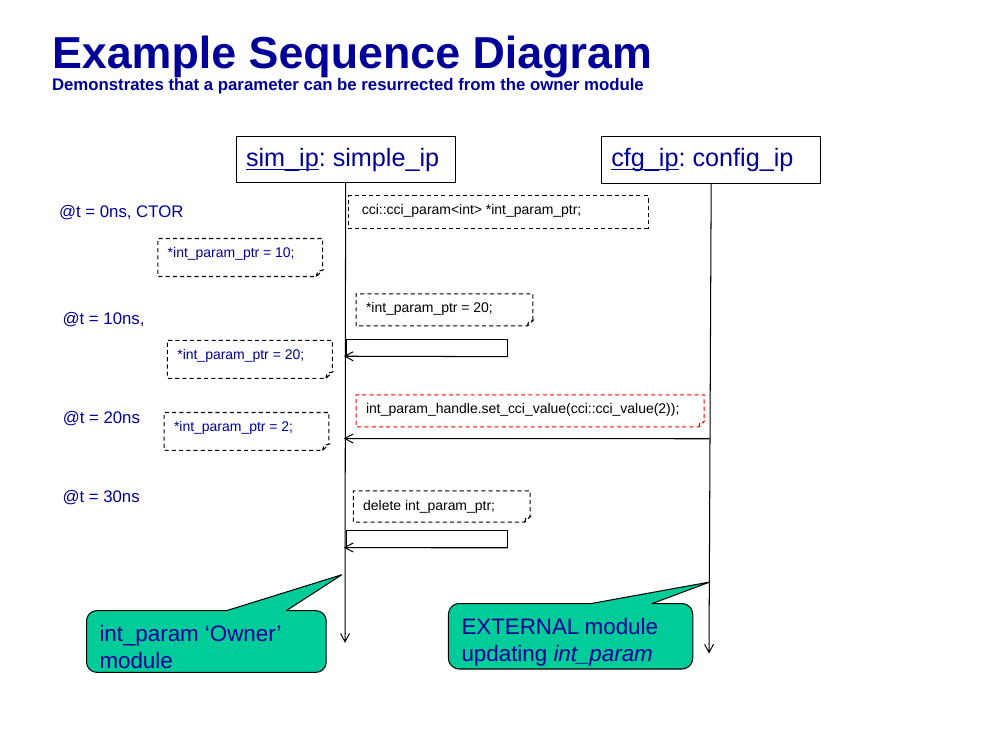
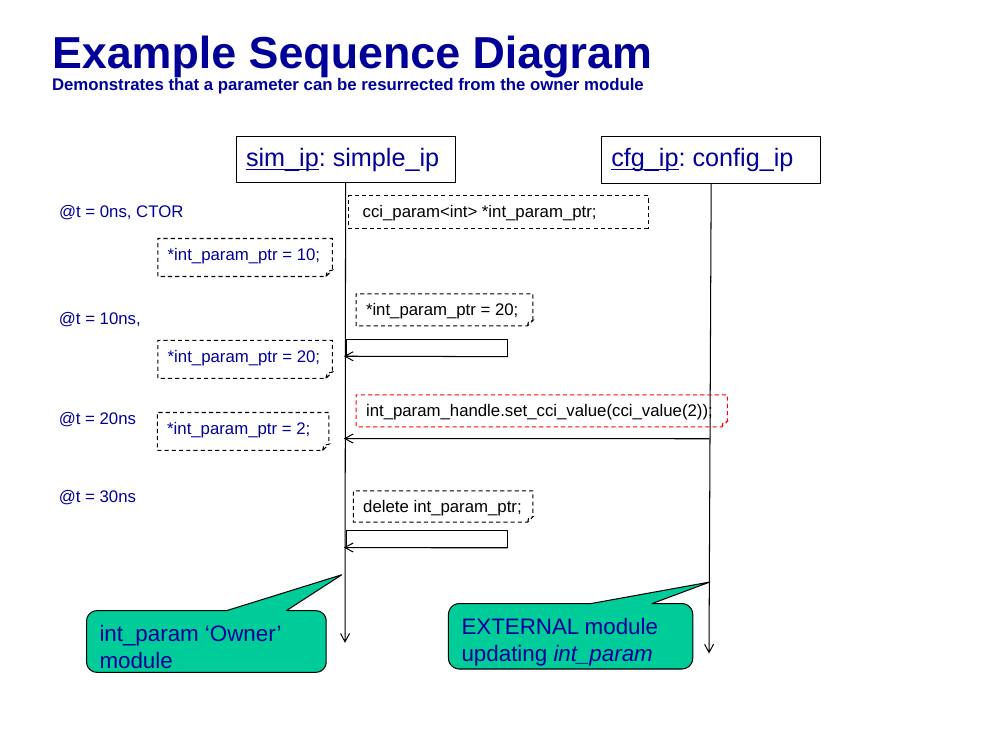
Before and after one commit to accellera-official/cci, a slide deck: slide 3 of examples/ex21_Param_Destruction_Resurrection/docs/ex21_Param_Destruction_Resurrection.ppt. Drawn at 1008x756 pixels with LibreOffice and Linux fonts; fonts in the diff are those of the drawing; background and template pictures are left out. Boxes give left, top, right and bottom in pixels: in the first picture for what was removed or moved away, otherwise in the second. Text is boxed around its words. In the diff, an @@ line names an element or a change of style, - is before the commit and + after.

```diff
--- a/examples/ex21_Param_Destruction_Resurrection/docs/ex21_Param_Destruction_Resurrection.ppt
+++ b/examples/ex21_Param_Destruction_Resurrection/docs/ex21_Param_Destruction_Resurrection.ppt
@@ text in folded corner at (363,205,597,221): text changed; size 10 to 12 pt @@
-cci::cci_param<int> *int_param_ptr;
+cci_param<int> *int_param_ptr;
@@ folded corner "*int_param_ptr = 10;": place and size @@
-folded corner "*int_param_ptr = 10;" at (158,239,324,277)
+folded corner "*int_param_ptr = 10;" at (158,239,333,277)
@@ 3 texts: place and size @@
-3 texts at (63,312,144,505)
+3 texts at (59,312,141,505)
@@ size 10 to 12 pt in 5 elements at (356,293,532,326), (354,491,533,522), (157,412,329,451), (158,239,333,277), (158,341,333,379) @@
@@ folded corner "*int_param_ptr = 20;": place and size @@
-folded corner "*int_param_ptr = 20;" at (167,341,333,379)
+folded corner "*int_param_ptr = 20;" at (158,341,333,379)
@@ folded corner "*int_param_ptr = 2;": place and size @@
-folded corner "*int_param_ptr = 2;" at (164,412,330,451)
+folded corner "*int_param_ptr = 2;" at (157,412,329,451)
@@ folded corner "int_param_handle.set_cci_value(cci_value(2));": place and size @@
-folded corner "int_param_handle.set_cci_value(cci_value(2));" at (356,395,704,427)
+folded corner "int_param_handle.set_cci_value(cci_value(2));" at (356,395,727,427)
@@ text in folded corner at (366,403,713,421): text changed; size 10 to 12 pt @@
-int_param_handle.set_cci_value(cci::cci_value(2));
+int_param_handle.set_cci_value(cci_value(2));
```
Also in this commit, not shown: 3 other slides changed, 1 other file.
